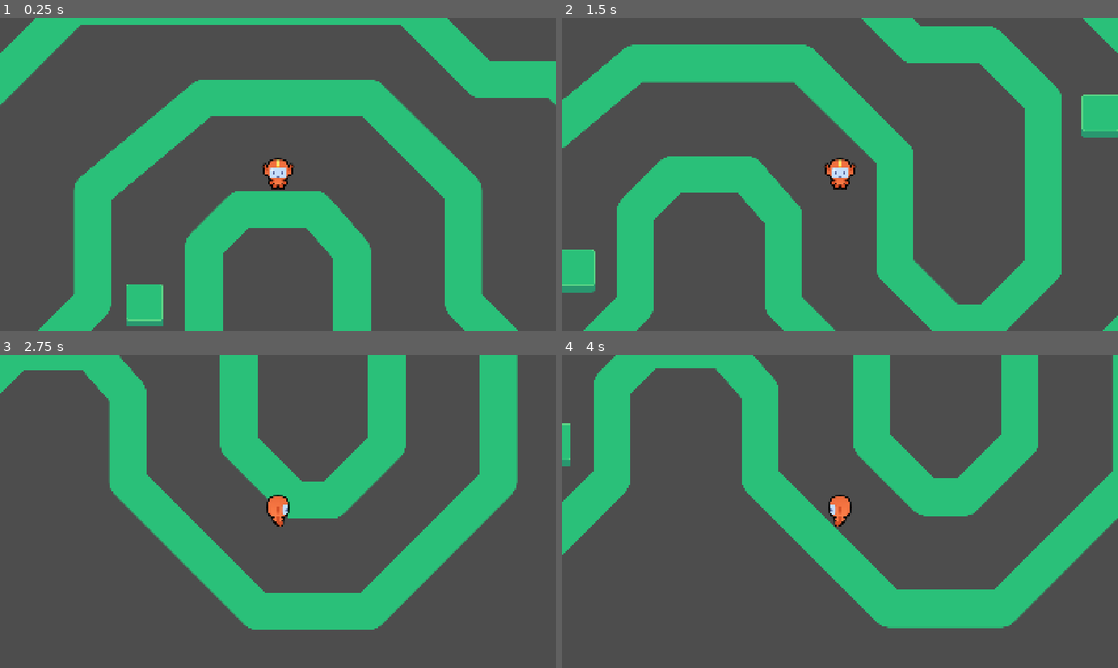
Above: before the commit, frames 1-4 (two rows, left to right).
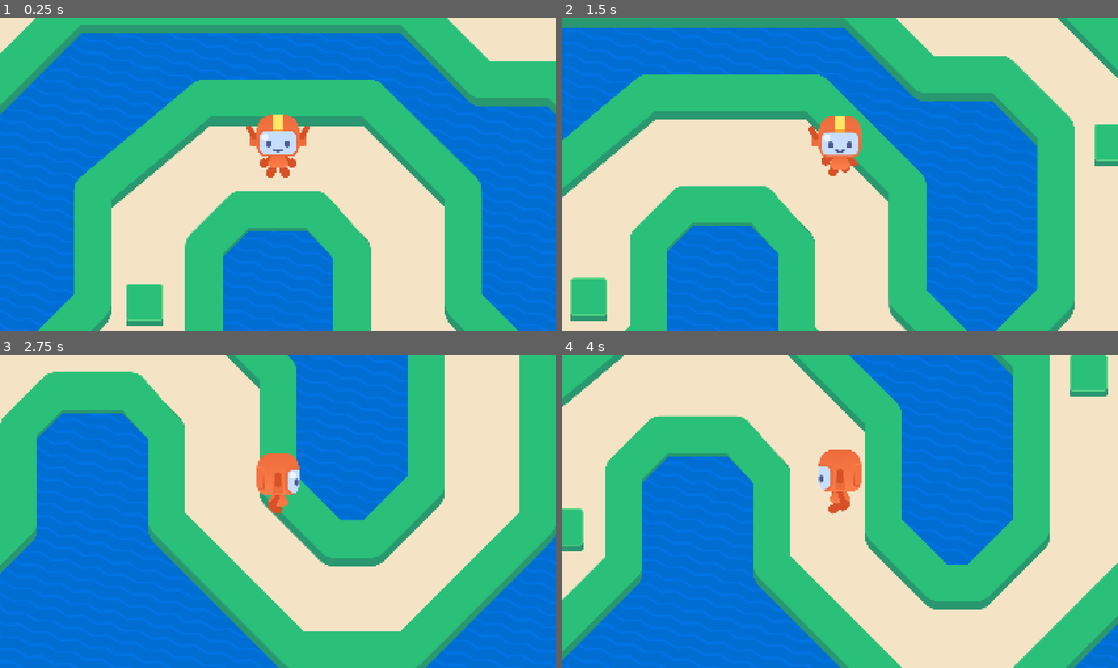
Above: after the commit, the same moments.

Repository: anchen12197/M9-Top-Down-Movement
Game: Godot game, scene res://lessons/game.tscn
Two runs of this game, one before a commit and one after it. Both use one fixed random seed, a clock stepped at 60 frames per second and the inputs below. The project has no main scene, so this scene is started directly.
Inputs (mouse positions are in pixels of both pictures, inside the frame that each line leads up to):
- Up to frame 1 (0.25 s): no input
- Up to frame 2 (1.5 s): tap Enter at 0.5 s; move the mouse to (962, 158) at 0.52 s; hold Right (move_right) 0.53-1.28 s; tap Z at 0.6, 1.35 s; click (962, 158) at 0.67 s; tap Space at 0.77 s; move the mouse to (728, 190) at 1.27 s; hold Down (move_down) from 1.28 s (still down)
- Up to frame 3 (2.75 s): tap Space at 1.52 s; move the mouse to (333, 442) at 2.02 s; release Down (move_down) at 2.03 s; hold Right (move_right) from 2.03 s (still down); tap Z at 2.1 s
- Up to frame 4 (4 s): move the mouse to (812, 574) at 2.77 s; release Right (move_right) at 2.78 s; hold Up (move_up) 2.78-3.53 s; tap Z at 2.85, 3.6 s; click (812, 574) at 2.92 s; tap Space at 3.02, 3.77 s; move the mouse to (1006, 558) at 3.52 s; hold Left (move_left) from 3.53 s (still down)

The runs differ from the first frame. In frame 1, 69% of the frame differs, in the area x 0-100%, y 0-100%; in frame 2, 85%; in frame 3, 94%; in frame 4, 93%.

Commit message:
Finished M9L5

Diff:
--- a/M09.top_down_movement_workbook/lessons/game.tscn
+++ b/M09.top_down_movement_workbook/lessons/game.tscn
@@ -1,6 +1,6 @@
 [gd_scene load_steps=5 format=3 uid="uid://c62bk8cggi6yq"]
 
-[ext_resource type="Texture2D" uid="uid://cyi426tkmrmjy" path="res://assets/circuit_obstacle.png" id="1_4o7yg"]
+[ext_resource type="Texture2D" uid="uid://5vl7p0xb7nd8" path="res://assets/circuit_background.png" id="1_gkp25"]
 [ext_resource type="PackedScene" uid="uid://p75euy1gcr34" path="res://lessons/runner.tscn" id="1_yasw7"]
 [ext_resource type="PackedScene" uid="uid://l5vkm11cgaib" path="res://lessons/simple_obstacle.tscn" id="2_4o7yg"]
 [ext_resource type="PackedScene" uid="uid://ctfrkukdhiywq" path="res://lessons/circuit.tscn" id="4_gkp25"]
@@ -10,7 +10,7 @@
 
 [node name="CircuitBackground" type="Sprite2D" parent="."]
 z_index = -1
-texture = ExtResource("1_4o7yg")
+texture = ExtResource("1_gkp25")
 
 [node name="Runner" parent="." instance=ExtResource("1_yasw7")]
 
--- a/M09.top_down_movement_workbook/lessons/runner.gd
+++ b/M09.top_down_movement_workbook/lessons/runner.gd
@@ -1,34 +1,27 @@
 extends CharacterBody2D
 
-const RUNNER_DOWN = preload("uid://c0i1ik45p7rhh")
-const RUNNER_DOWN_RIGHT = preload("uid://cst3aklarj68")
-const RUNNER_RIGHT = preload("uid://b4etxv4c5w1mq")
-const RUNNER_UP = preload("uid://dtrvq16cx035")
-const RUNNER_UP_RIGHT = preload("uid://c7x3s5c2r5l86")
+@export var max_speed := 600.0
+@export var acceleration := 1200.0
+@export var deceleration := 1080.0
+@onready var _runner_visual: RunnerVisual = %RunnerVisualRed
 
-const UP_LEFT = Vector2.UP + Vector2.LEFT
-const UP_RIGHT = Vector2.UP + Vector2.RIGHT
-const DOWN_LEFT = Vector2.DOWN + Vector2.LEFT
-const DOWN_RIGHT = Vector2.DOWN + Vector2.RIGHT
-
-@onready var _skin: Sprite2D = %Skin
-
-var max_speed := 600.0
 func _physics_process(delta: float) -> void:
 	var direction := Input.get_vector("move_left", "move_right", "move_up","move_down")
-	velocity = direction * max_speed
+	var has_input_direction := direction.length() > 0.0
+	if has_input_direction:
+		var desired_velocity:= direction * max_speed
+		velocity = velocity.move_toward(desired_velocity, acceleration * delta)
+	else:
+		velocity = velocity.move_toward(Vector2.ZERO, deceleration * delta)
 	move_and_slide()
-	var direction_discrete := direction.sign()
-	match direction_discrete:
-		Vector2.RIGHT, Vector2.LEFT:
-			_skin.texture = RUNNER_RIGHT
-		Vector2.UP:
-			_skin.texture = RUNNER_UP
-		Vector2.DOWN:
-			_skin.texture = RUNNER_DOWN
-		UP_RIGHT, UP_LEFT:
-			_skin.texture = RUNNER_UP_RIGHT
-		DOWN_RIGHT, DOWN_LEFT:
-			_skin.texture = RUNNER_UP_RIGHT
-	if direction_discrete.length() > 0:
-		_skin.flip_h = direction.x < 0.0
+
+	if direction.length() > 0.0:
+		_runner_visual.angle = rotate_toward(_runner_visual.angle, direction.orthogonal().angle(), 8.0 * delta)
+		var current_speed_percent := velocity.length() / max_speed
+		_runner_visual.animation_name = (
+			RunnerVisual.Animations.WALK
+			if current_speed_percent < 0.8
+			else RunnerVisual.Animations.RUN
+		)
+	else:
+		_runner_visual.animation_name = RunnerVisual.Animations.IDLE
--- a/M09.top_down_movement_workbook/lessons/runner.tscn
+++ b/M09.top_down_movement_workbook/lessons/runner.tscn
@@ -1,7 +1,7 @@
 [gd_scene load_steps=4 format=3 uid="uid://p75euy1gcr34"]
 
 [ext_resource type="Script" uid="uid://cpxf6c874di4x" path="res://lessons/runner.gd" id="1_h1hi2"]
-[ext_resource type="Texture2D" uid="uid://c0i1ik45p7rhh" path="res://assets/runner_down.png" id="1_puh4d"]
+[ext_resource type="PackedScene" uid="uid://bm8s1oaoxngwq" path="res://assets/runner/runner_visual_red.tscn" id="2_h1hi2"]
 
 [sub_resource type="CircleShape2D" id="CircleShape2D_h1hi2"]
 radius = 24.020824
@@ -10,9 +10,8 @@
 motion_mode = 1
 script = ExtResource("1_h1hi2")
 
-[node name="Skin" type="Sprite2D" parent="."]
+[node name="RunnerVisualRed" parent="." instance=ExtResource("2_h1hi2")]
 unique_name_in_owner = true
-texture = ExtResource("1_puh4d")
 
 [node name="CollisionShape2D" type="CollisionShape2D" parent="."]
 position = Vector2(0, 33)
